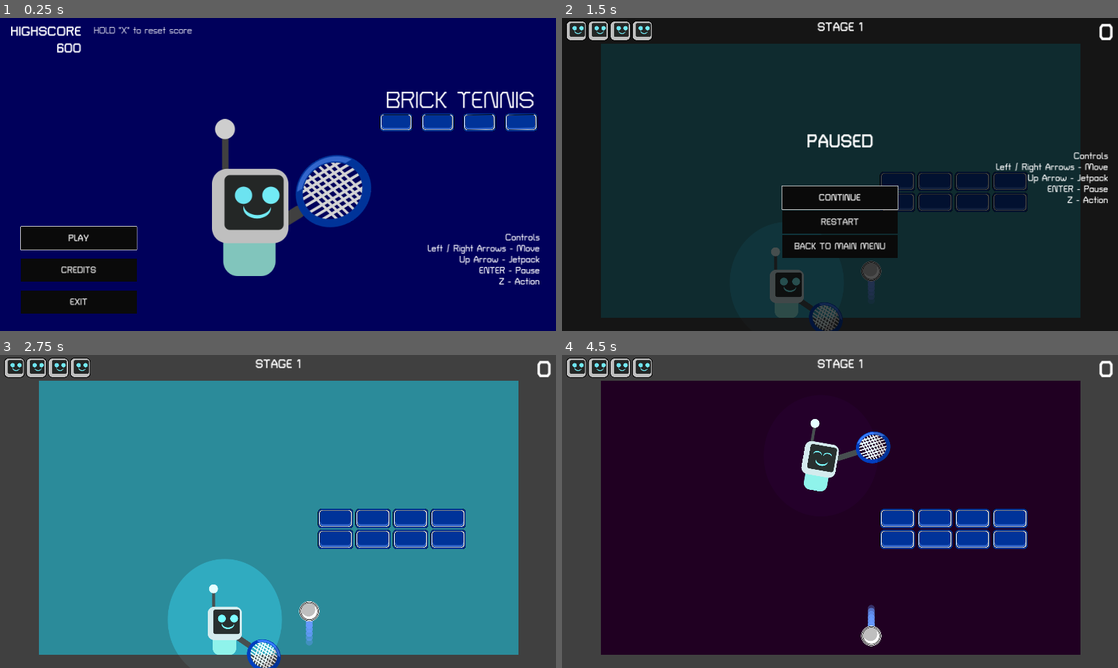
Above: before the commit, frames 1-4 (two rows, left to right).
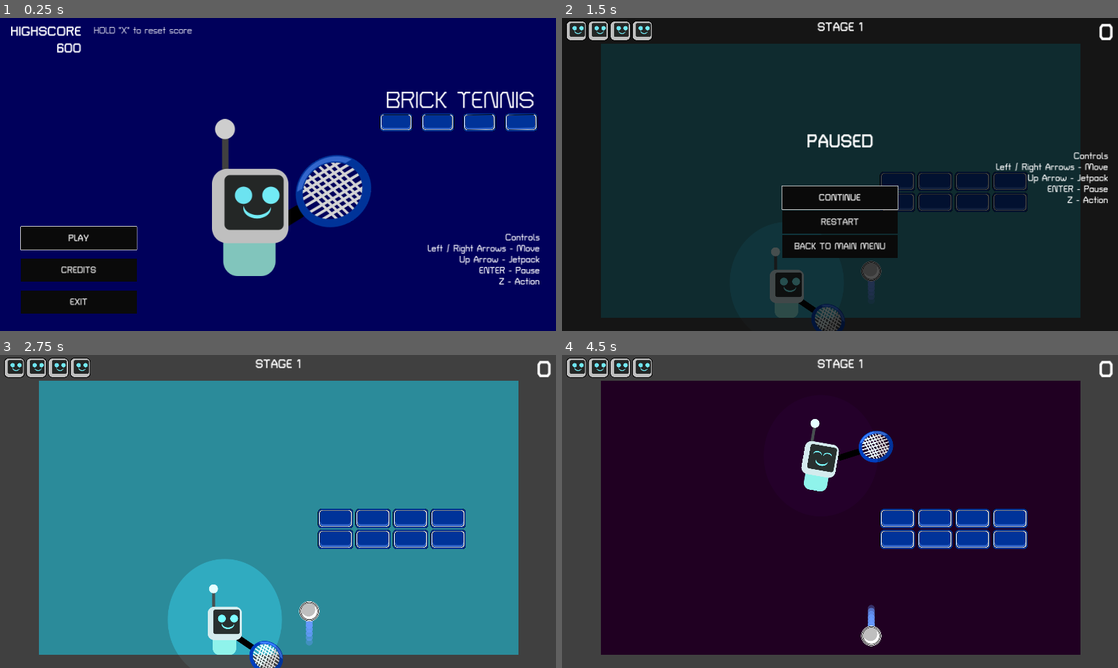
Above: after the commit, the same moments.

Repository: mathew-tran/bricktennis
Game: Godot game, scene res://Scenes/Title.tscn
The game is run twice, just before and just after one commit, with the same random seed, the same clock (stepped at 60 frames per second) and the same inputs.
Inputs:
- Up to frame 1 (0.25 s): no input
- Up to frame 2 (1.5 s): click "PLAY" at 0.5 s; tap Enter (pause) at 1.25 s; hold Right (move_right) from 1.28 s (still down); hold Up (jetpack) from 1.28 s (still down)
- Up to frame 3 (2.75 s): release Right (move_right) at 2 s; release Up (jetpack) at 2 s; click "RESTART" at 2 s
- Up to frame 4 (4.5 s): hold Left (move_left) 2.78-3.53 s; tap Z (shoot) at 2.85, 4.35 s; hold Up (jetpack) 3.53-4.28 s; hold Right (move_right) from 3.53 s (still down)

The runs differ from the first frame. In frame 1, 0.1% of the frame differs, in the area x 51-55%, y 59-67%; in frame 2, 0.2%; in frame 3, 0.3%; in frame 4, 0.4%, in the area x 49-60%, y 24-35%.

Commit message:
make collisions a bit better

Diff:
--- a/Art/Racket.svg
+++ b/Art/Racket.svg
@@ -8,7 +8,7 @@
    version="1.1"
    id="svg1"
    inkscape:version="1.3.2 (091e20e, 2023-11-25, custom)"
-   sodipodi:docname="TestScene.svg"
+   sodipodi:docname="Racket.svg"
    xml:space="preserve"
    xmlns:inkscape="http://www.inkscape.org/namespaces/inkscape"
    xmlns:sodipodi="http://sodipodi.sourceforge.net/DTD/sodipodi-0.dtd"
@@ -24,12 +24,12 @@
      inkscape:deskcolor="#d1d1d1"
      inkscape:document-units="mm"
      inkscape:zoom="1.4378367"
-     inkscape:cx="246.89869"
-     inkscape:cy="795.29198"
+     inkscape:cx="147.09598"
+     inkscape:cy="41.381612"
      inkscape:window-width="1920"
-     inkscape:window-height="1010"
-     inkscape:window-x="1699"
-     inkscape:window-y="-6"
+     inkscape:window-height="1001"
+     inkscape:window-x="-7"
+     inkscape:window-y="-7"
      inkscape:window-maximized="1"
      inkscape:current-layer="layer1" /><defs
      id="defs1" /><g
@@ -159,7 +159,7 @@
          transform="rotate(-89.173453)"
          ry="0.6259656" /></g><path
        id="rect8"
-       style="fill:#404040;fill-rule:evenodd;stroke:none;stroke-width:0.499999;stroke-linecap:square;stroke-linejoin:round;paint-order:stroke fill markers"
+       style="fill:#000000;fill-rule:evenodd;stroke:#000000;stroke-width:0.49999897;stroke-linecap:square;stroke-linejoin:round;paint-order:stroke fill markers;stroke-dasharray:none"
        d="m 127.60632,212.12931 c 0.0228,1.57997 -1.23082,2.87028 -2.81079,2.89308 l -20.79152,0.29996 c -0.8817,0.0127 -0.0823,-5.70387 -0.0823,-5.70387 l 20.79152,-0.29996 c 1.57997,-0.0228 2.87028,1.23082 2.89308,2.81079 z"
        sodipodi:nodetypes="ssscss" /><path
        id="path42"
--- a/Prefab/Ball.tscn
+++ b/Prefab/Ball.tscn
@@ -7,7 +7,7 @@
 
 [sub_resource type="PhysicsMaterial" id="PhysicsMaterial_obai6"]
 friction = 0.2
-bounce = 0.9
+bounce = 1.0
 
 [sub_resource type="CircleShape2D" id="CircleShape2D_isuox"]
 radius = 32.0156
--- a/Prefab/Player.tscn
+++ b/Prefab/Player.tscn
@@ -53,7 +53,7 @@
 freeze = true
 
 [node name="Racket" parent="Hand" instance=ExtResource("1_wx2k5")]
-position = Vector2(160, 27)
+position = Vector2(171, 27)
 mass = 10.0
 physics_material_override = SubResource("PhysicsMaterial_vyegu")
 
--- a/Prefab/Racket.tscn
+++ b/Prefab/Racket.tscn
@@ -4,6 +4,7 @@
 [ext_resource type="Texture2D" uid="uid://cs6s62thpf5jb" path="res://Art/Racket.svg" id="1_us0ev"]
 
 [sub_resource type="CircleShape2D" id="CircleShape2D_7v2br"]
+custom_solver_bias = 1.0
 radius = 62.63
 
 [node name="Racket" type="RigidBody2D"]
--- a/project.godot
+++ b/project.godot
@@ -66,6 +66,7 @@
 pause={
 "deadzone": 0.5,
 "events": [Object(InputEventKey,"resource_local_to_scene":false,"resource_name":"","device":-1,"window_id":0,"alt_press …(182 unchanged characters)…
+, Object(InputEventKey,"resource_local_to_scene":false,"resource_name":"","device":-1,"window_id":0,"alt_pressed":false,"shift_pressed":false,"ctrl_pressed":false,"meta_pressed":false,"pressed":false,"keycode":0,"physical_keycode":4194305,"key_label":0,"unicode":0,"echo":false,"script":null)
 ]
 }
 reset={
